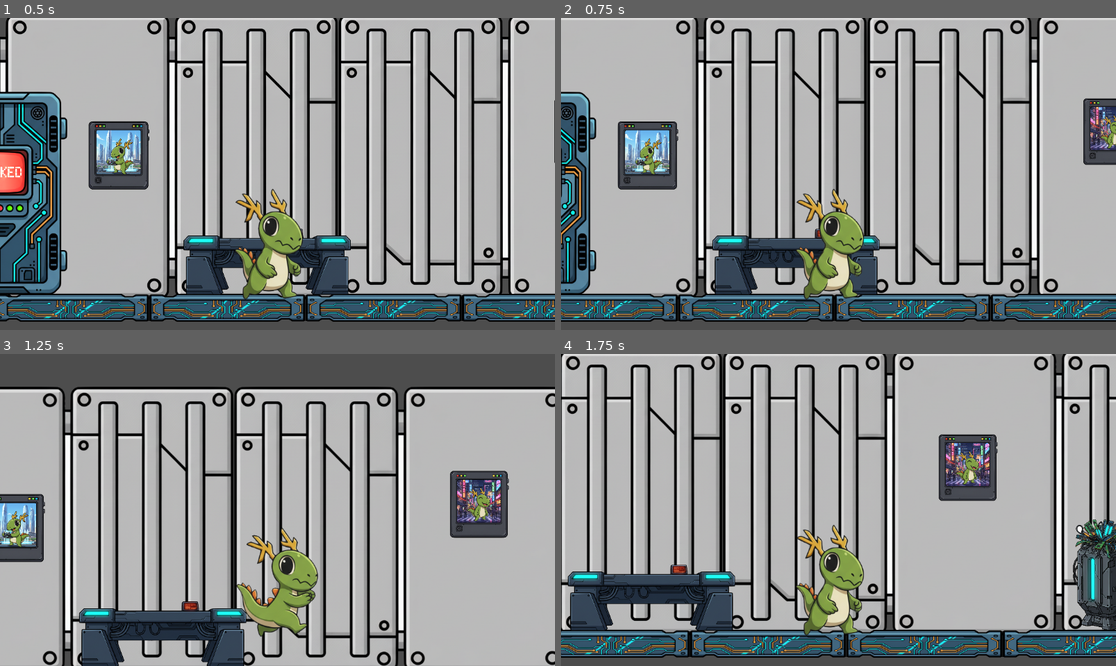
Above: before the commit, frames 1-4 (two rows, left to right).
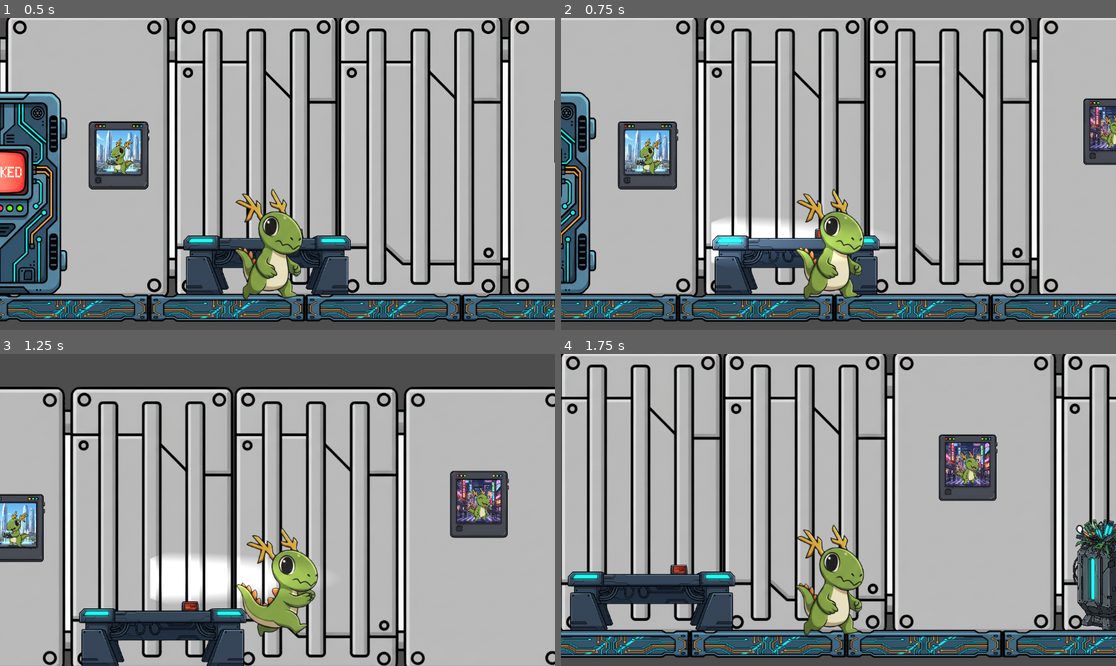
Above: after the commit, the same moments.

Repository: tcanabrava/konquigame
Game: Godot game, scene res://scenarios/KonquiOffice/konqui_office.tscn
Same seed, same stepped clock (60 frames per second), same inputs: the game is played once before the commit and once after it. This scene is started directly instead of the project's main scene.
Inputs:
- Up to frame 1 (0.5 s): no input
- Up to frame 2 (0.75 s): tap Enter (run) at 0.5 s; hold Right (right) from 0.53 s (still down); tap Z (toggle_equiped_item, bound only after the commit) at 0.6 s
- Up to frame 3 (1.25 s): keep holding Right (right); tap Space (jump) at 0.77 s; tap X (use_equiped_item, bound only after the commit) at 0.8 s
- Up to frame 4 (1.75 s): keep holding Right (right); tap X (use_equiped_item, bound only after the commit) at 1.35 s; tap Space (jump) at 1.52 s; tap Z (toggle_equiped_item, bound only after the commit) at 1.55 s

Frame 1 is identical in both runs. In frame 2, 2.5% of the frame differs, in the area x 27-57%, y 64-79%; in frame 3, 3.0%, in the area x 27-58%, y 64-80%; in frame 4, nothing differs.

Commit message:
Handle equip, unequip, use, stop use, of items

Diff:
--- a/godot-4.5/konqui/konqui.gd
+++ b/godot-4.5/konqui/konqui.gd
@@ -22,6 +22,9 @@
 var current_equipment: EquipableItem = null
 var current_software = null
 
+func set_current_equipment(equipment: EquipableItem):
+	current_equipment = equipment
+
 func _ready() -> void:
 	pass
 
@@ -31,7 +34,6 @@
 func calc_horizontal_velocity(delta: float):
 	if not is_on_floor():
 		return
-
 
 	if m_is_crouched:
 		velocity.x = float(lerp(velocity.x, 0.0, 6 * delta))
@@ -166,6 +168,45 @@
 	m_triggered_attack = true
 	attack_timer.start()
 
+func handle_equiped_item():
+	var trying_to_use_item = Input.is_action_just_pressed("use_equiped_item")
+	if not trying_to_use_item:
+		return
+
+	print("Calling Handle Equipment func")
+	if current_equipment == null:
+		return
+
+	print("Has an item.")
+	if not current_equipment.equiped:
+		return
+
+	print("Item is equiped")
+	if current_equipment.in_use:
+		print("Item is in use, stopping")
+
+		current_equipment.stop_use()
+		return
+
+	print("Item is not in use, starting.")
+	current_equipment.start_use()
+
+func toggle_current_item():
+	var trying_to_use_item = Input.is_action_just_pressed("toggle_equiped_item")
+	if not trying_to_use_item:
+		return
+
+	print("Toggling current item")
+	if not current_equipment:
+		return
+
+	print("We have a current item, so let's try to equip or unequip")
+	if current_equipment.equiped:
+		print("Item is equiped, unequiping.")
+		current_equipment.unequip()
+	else:
+		print("Item is not equiped, equiping.")
+		current_equipment.equip()
 
 func _physics_process(delta: float) -> void:
 	if handle_death():
@@ -174,6 +215,8 @@
 	handle_jumping(delta)
 	handle_crouching()
 	handle_attack()
+	toggle_current_item()
+	handle_equiped_item()
 	calc_horizontal_velocity(delta)
 	apply_animation()
 	move_and_slide()
--- a/godot-4.5/project.godot
+++ b/godot-4.5/project.godot
@@ -52,6 +52,16 @@
 "events": [Object(InputEventKey,"resource_local_to_scene":false,"resource_name":"","device":-1,"window_id":0,"alt_press …(195 unchanged characters)…
 ]
 }
+use_equiped_item={
+"deadzone": 0.2,
+"events": [Object(InputEventKey,"resource_local_to_scene":false,"resource_name":"","device":-1,"window_id":0,"alt_pressed":false,"shift_pressed":false,"ctrl_pressed":false,"meta_pressed":false,"pressed":false,"keycode":0,"physical_keycode":88,"key_label":0,"unicode":120,"location":0,"echo":false,"script":null)
+]
+}
+toggle_equiped_item={
+"deadzone": 0.2,
+"events": [Object(InputEventKey,"resource_local_to_scene":false,"resource_name":"","device":-1,"window_id":0,"alt_pressed":false,"shift_pressed":false,"ctrl_pressed":false,"meta_pressed":false,"pressed":false,"keycode":0,"physical_keycode":90,"key_label":0,"unicode":122,"location":0,"echo":false,"script":null)
+]
+}
 
 [physics]
 
--- a/godot-4.5/scenarios/KonquiOffice/konqui_office.gd
+++ b/godot-4.5/scenarios/KonquiOffice/konqui_office.gd
@@ -4,6 +4,9 @@
 
 @onready var lights_out_timer: Timer = $LightsOutTimer
 @onready var canvas_modulate: CanvasModulate = $CanvasModulate
+@onready var konqui: Konqui2D = $Konqui
+
+const FlashlightItem = preload("uid://oc0lg1186ma8")
 
 func turn_off_light():
 	canvas_modulate.color = "#111111"
@@ -15,3 +18,7 @@
 	turn_on_light()
 	lights_out_timer.timeout.connect(turn_off_light)
 	lights_out_timer.start(3)
+
+	var flashlight = FlashlightItem.new()
+	konqui.add_child(flashlight)
+	konqui.set_current_equipment(flashlight)
--- a/godot-4.5/scripts/equipable_item.gd
+++ b/godot-4.5/scripts/equipable_item.gd
@@ -9,25 +9,37 @@
 var in_use: bool = false
 
 func equip() -> bool:
+	print("Calling Equip")
 	if equiped:
 		return false
+
+	equiped = true
 
 	return true
 
 func unequip() -> bool:
+	print("Calling Unequip")
 	if not equiped:
 		return false
+
+	equiped = false
 
 	return true
 
 func start_use() -> bool:
+	print("Calling Start")
+
 	if in_use:
 		return false
 
+	in_use = true
 	return true
 
 func stop_use() -> bool:
+	print("Calling Stop")
+
 	if not in_use:
 		return false
 
+	in_use = false
 	return true
